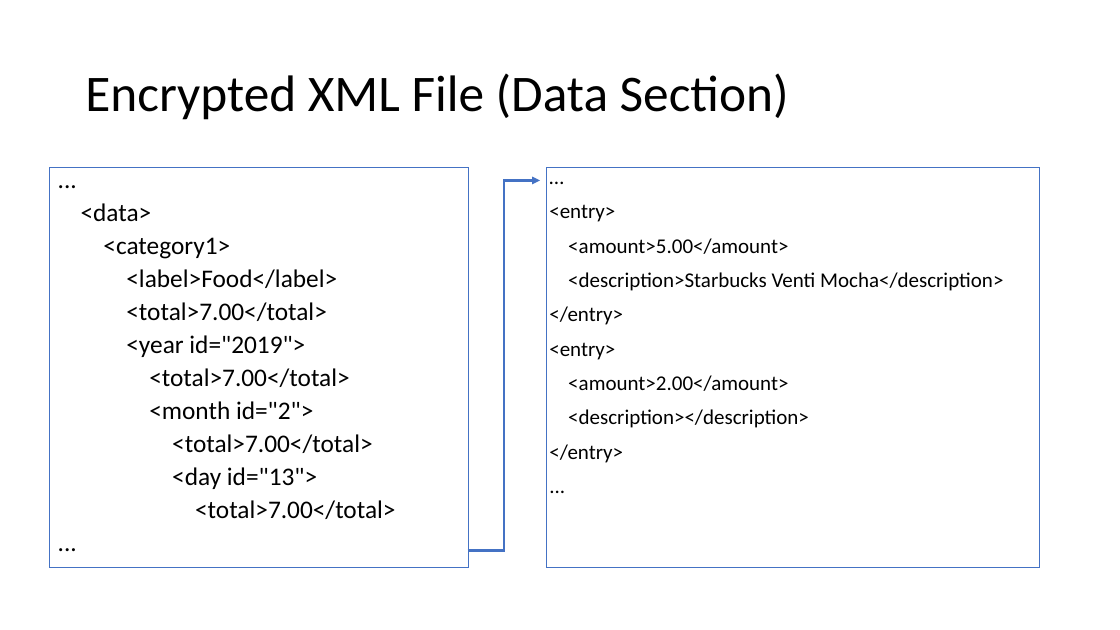
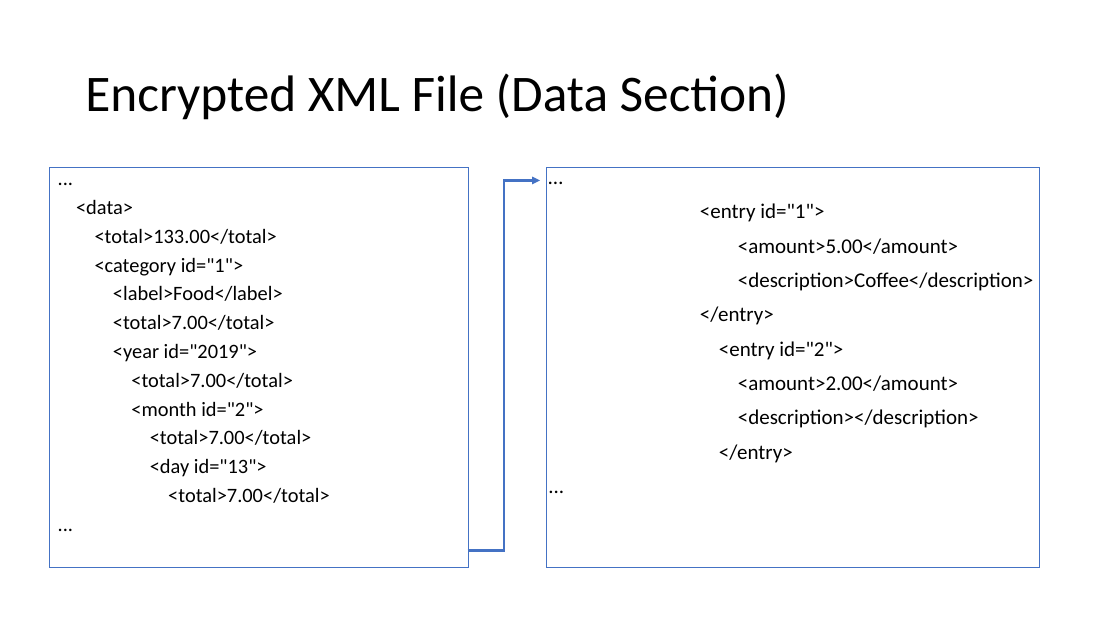
Before and after one commit to thedavidang/CSC4151, a slide deck: slide 10 of Design/Second Progress Report Presentation.pptx. Drawn at 1120x630 pixels with LibreOffice and Linux fonts; fonts in the diff are those of the drawing. Boxes give left, top, right and bottom in pixels: in the first picture for what was removed or moved away, otherwise in the second. Text is boxed around its words. In the diff, an @@ line names an element or a change of style, - is before the commit and + after.

```diff
--- a/Design/Second Progress Report Presentation.pptx
+++ b/Design/Second Progress Report Presentation.pptx
@@ text at [76, 199, 330, 503]: size 21.7 to 17.5 pt in "...", "<data>", "<label>Food</label>", "<total>7.00</total>" and 7 more places; indent changed @@
@@ text at [700, 203, 824, 222]: text changed @@
-<entry>
+<entry id="1">
@@ text at [95, 228, 277, 276]: text changed; size 21.7 to 17.5 pt @@
-<category1>
+<total>133.00</total>
+<category id="1">
@@ text at [738, 272, 1034, 291]: text changed @@
-<description>Starbucks Venti Mocha</description>
+<description>Coffee</description>
@@ text at [719, 341, 843, 360]: text changed @@
-<entry>
+<entry id="2">
```
Also in this commit, not shown: 6 other slides changed, 47 other files.
